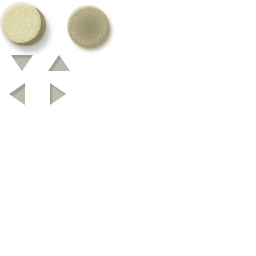
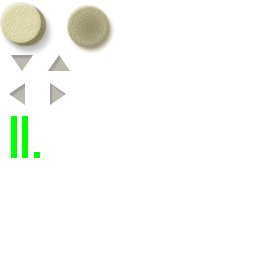
Two versions of the same layered image (256x256). Layer-by-layer changes:
added layer "Layer 4" above "Layer 3" over [22, 116, 40, 158]
added layer "Layer 3" above "Polygon 1 copy 3" over [11, 116, 17, 158]
